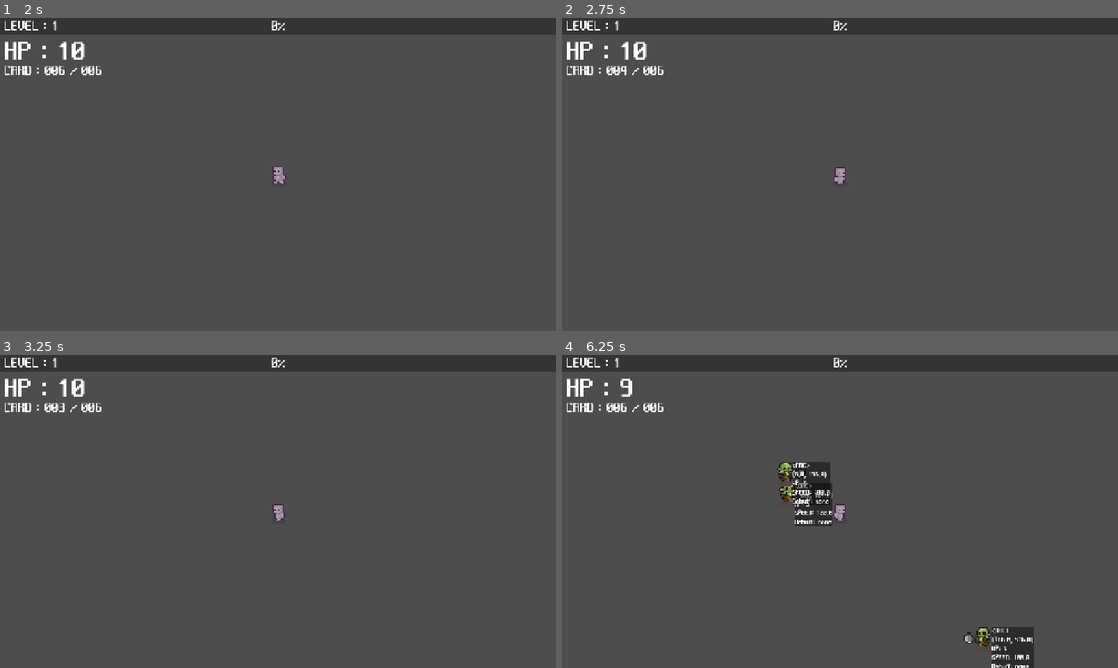
Above: before the commit, frames 1-4 (two rows, left to right).
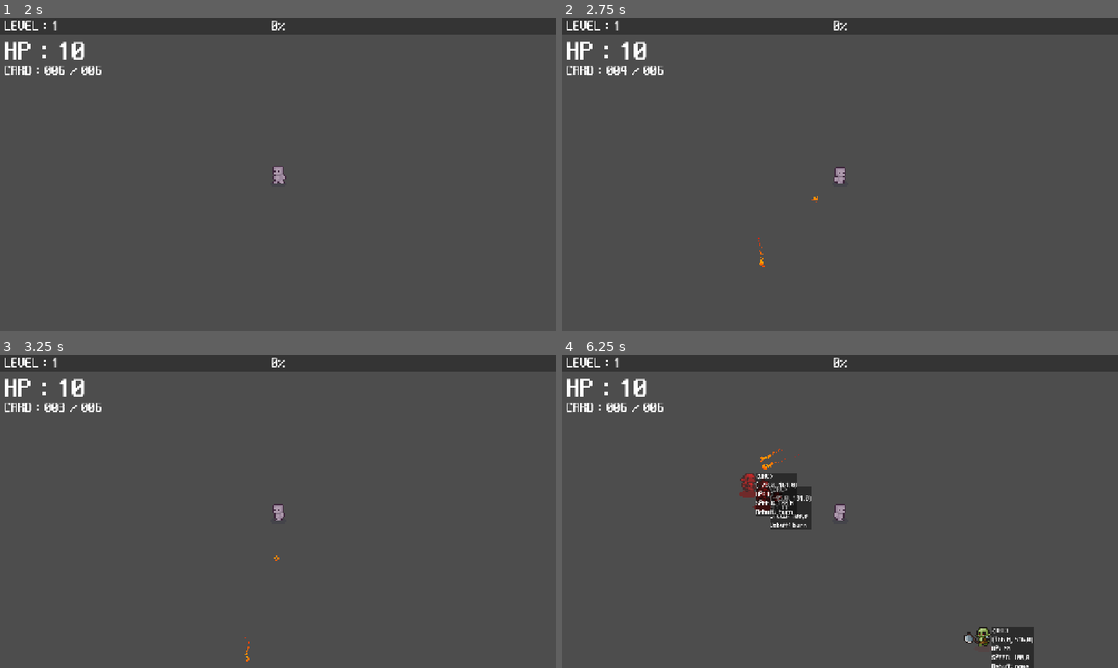
Above: after the commit, the same moments.

Repository: rnseo007/2dgame
Game: Godot game, scene res://Scenes/Main_Scenes/main.tscn
Two runs of this game, one before a commit and one after it. Both use one fixed random seed, a clock stepped at 60 frames per second and the inputs below. Sound files missing from this copy of the repository are replaced by a short silence.
Inputs:
- Up to frame 1 (2 s): tap Enter at 0.5 s; hold D (move_right) 0.53-1.28 s; hold S (move_down) from 1.28 s (still down)
- Up to frame 2 (2.75 s): tap Space at 2 s; release S (move_down) at 2.03 s; hold D (move_right) from 2.03 s (still down)
- Up to frame 3 (3.25 s): release D (move_right) at 2.78 s; hold W (move_up) from 2.78 s (still down)
- Up to frame 4 (6.25 s): tap Enter at 3.5 s; release W (move_up) at 3.53 s; hold A (move_left) 3.53-5.03 s; hold S (move_down) 5.03-5.78 s; hold D (move_right) from 5.78 s (still down)

Frame 1 is identical in both runs. In frame 2, less than 0.1% of the frame differs, in the area x 35-46%, y 56-80%; in frame 3, less than 0.1%; in frame 4, 2.7%, in the area x 10-81%, y 7-95%.

Commit message:
저번에 저장 못 했던거

Diff:
--- a/Scenes/Cards/Fires/fire_bolt.tscn
+++ b/Scenes/Cards/Fires/fire_bolt.tscn
@@ -3,51 +3,65 @@
 [ext_resource type="Script" uid="uid://c2mw62llwb0gu" path="res://Scripts/Cards/Fires/fire_bolt.gd" id="1_gr3yr"]
 
 [sub_resource type="CircleShape2D" id="CircleShape2D_nquq1"]
-radius = 2.23607
+radius = 4.0
 
 [sub_resource type="Gradient" id="Gradient_gr3yr"]
 offsets = PackedFloat32Array(0, 0.208835, 0.738956, 1)
 colors = PackedColorArray(1, 0.233333, 0, 1, 1, 0.666667, 0, 1, 1, 0, 0, 1, 0, 0, 0, 1)
 
-[sub_resource type="GradientTexture1D" id="GradientTexture1D_2qu6i"]
+[sub_resource type="GradientTexture1D" id="GradientTexture1D_gr3yr"]
 gradient = SubResource("Gradient_gr3yr")
 
 [sub_resource type="Curve" id="Curve_rjg06"]
 _data = [Vector2(0, 0), 0.0, 19.4654, 0, 0, Vector2(0.138182, 1), 0.0, 0.0, 0, 0, Vector2(0.996364, 0), 0.0, 0.0, 0, 0]
 point_count = 3
 
-[sub_resource type="CurveTexture" id="CurveTexture_rut5f"]
+[sub_resource type="CurveTexture" id="CurveTexture_2qu6i"]
 curve = SubResource("Curve_rjg06")
 
 [sub_resource type="ParticleProcessMaterial" id="ParticleProcessMaterial_0a557"]
+resource_local_to_scene = true
 particle_flag_disable_z = true
 emission_shape = 1
-emission_sphere_radius = 2.5
+emission_sphere_radius = 6.0
 angle_min = -180.0
 angle_max = 180.0
-direction = Vector3(0, 0, 0)
 initial_velocity_max = 1.0
-gravity = Vector3(0, 50, 0)
-scale_max = 3.0
-scale_curve = SubResource("CurveTexture_rut5f")
-color_ramp = SubResource("GradientTexture1D_2qu6i")
+gravity = Vector3(0, 0, 0)
+scale_min = 3.0
+scale_max = 6.0
+scale_curve = SubResource("CurveTexture_2qu6i")
+color_ramp = SubResource("GradientTexture1D_gr3yr")
 turbulence_noise_strength = 0.0
+sub_emitter_mode = 1
+sub_emitter_frequency = 4.0
 
-[node name="FireBolt" type="Area2D"]
+[node name="FireBolt" type="Area2D" groups=["Player_Bullet"]]
+collision_layer = 4
+collision_mask = 2
 script = ExtResource("1_gr3yr")
 
 [node name="CollisionShape2D" type="CollisionShape2D" parent="."]
 shape = SubResource("CircleShape2D_nquq1")
 
-[node name="GPUParticles2D" type="GPUParticles2D" parent="."]
-position = Vector2(0, -1)
-amount = 100
-lifetime = 1.5
+[node name="FireTrail" type="GPUParticles2D" parent="."]
+visible = false
+amount = 50
+lifetime = 0.5
+trail_lifetime = 0.8
+process_material = SubResource("ParticleProcessMaterial_0a557")
+
+[node name="FireBall" type="GPUParticles2D" parent="."]
+amount = 30
+local_coords = true
+trail_lifetime = 0.8
 process_material = SubResource("ParticleProcessMaterial_0a557")
 
 [node name="Timer" type="Timer" parent="."]
 wait_time = 4.0
+one_shot = true
 autostart = true
 
 [connection signal="area_entered" from="." to="." method="enemy_hit"]
+[connection signal="finished" from="FireTrail" to="." method="_on_gpu_particles_2d_finished"]
 [connection signal="timeout" from="Timer" to="." method="_on_timer_timeout"]
--- a/Scenes/Enemy_Scenes/Enemy.tscn
+++ b/Scenes/Enemy_Scenes/Enemy.tscn
@@ -173,3 +173,5 @@
 [connection signal="area_entered" from="HitBox" to="." method="_on_hit_box_entered"]
 [connection signal="timeout" from="DebuffTimes/Debuff_timer" to="." method="_on_debuff_timer_timeout"]
 [connection signal="timeout" from="DebuffTimes/Debuff_pulse_timer" to="." method="_on_debuff_pulse_timer_timeout"]
+
+[editable path="HitBox"]
--- a/Scenes/Enemy_Scenes/hit_box.tscn
+++ b/Scenes/Enemy_Scenes/hit_box.tscn
@@ -1,8 +1,8 @@
 [gd_scene load_steps=2 format=3 uid="uid://dy7lweloxwato"]
 
 [sub_resource type="CapsuleShape2D" id="CapsuleShape2D_lwc4f"]
-radius = 18.0
-height = 47.0
+radius = 19.0
+height = 49.0
 
 [node name="HitBox" type="Area2D"]
 collision_layer = 2
--- a/Scripts/Cards/Fires/fire_bolt.gd
+++ b/Scripts/Cards/Fires/fire_bolt.gd
@@ -3,31 +3,35 @@
 var knock_amount : float = 200.0
 var attack_size = 1.0
 var speed : float = 300.0
-var damage : int = 0
+var damage : int = 8
 
 var debuff : String = "burn"
 var debuff_time : float = 5 #sec
 var debuff_damage : int = 1
-var debuff_pulse_time : float = 1 #sec
+var debuff_pulse_time : float = 0.5 #sec
 var debuff_color = Color(1, 0, 0)
 
 var target : Vector2 = Vector2.ZERO
 var angle : Vector2 = Vector2.ZERO
 
-#@onready var particle = $GPUParticles2D
-
 @onready var player = get_tree().get_first_node_in_group("Player")
+@onready var collision = $CollisionShape2D
+@onready var trail_particle = $FireTrail
 
 func _ready() -> void:
 	angle = global_position.direction_to(target)
-	rotation = angle.angle()
-	#particle.process_material.gravity = Vector3(angle.x*speed/10, angle.y*speed/10, 0)
+	trail_particle.process_material.gravity = Vector3(-angle.x*speed, -angle.y*speed, 0)
 
 func _process(delta):
 	position += angle * speed * delta
 
 func enemy_hit(_area : Area2D):
-	queue_free()
+	collision.set_deferred("disabled", true)
+	trail_particle.emitting = false
+	set_process(false)
 
 func _on_timer_timeout() -> void:
 	queue_free()
+
+func _on_gpu_particles_2d_finished() -> void:
+	queue_free()
--- a/Scripts/attack.gd
+++ b/Scripts/attack.gd
@@ -45,11 +45,11 @@
 
 	if cur_ammo > 0:
 		print(cur_card_list)
-		var card_attack = card_list[cur_card_list[0]].instantiate()
-		card_attack.position = player.global_position
-		card_attack.target = get_close_target(enemys)
+		var attack = card_list[cur_card_list[0]].instantiate()
+		attack.position = player.global_position
+		attack.target = get_close_target(enemys)
 
-		add_child(card_attack)
+		add_child(attack)
 
 		if cur_card_list.size() > 0:
 			cur_card_list.remove_at(0)
--- a/Scripts/enemy.gd
+++ b/Scripts/enemy.gd
@@ -3,7 +3,7 @@
 class_name Entity
 
 @export var speed : float = 100
-@export var cur_hp : int = 5
+@export var cur_hp : int = 20
 @export var knockback_recovery = 3.5
 @export var xp_drop_chance : int = 50 # % percent
 @export var xp_amount : int = 5
